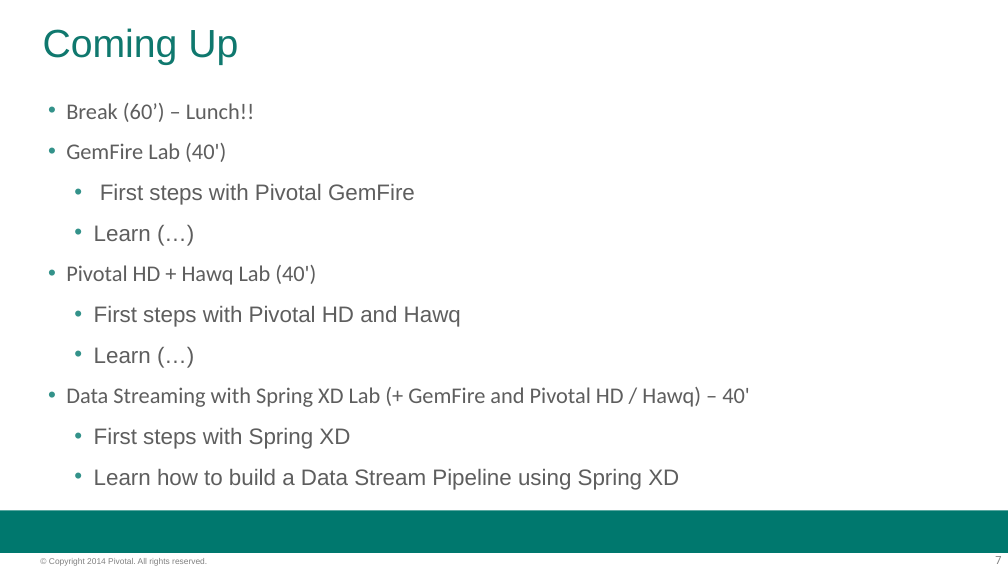
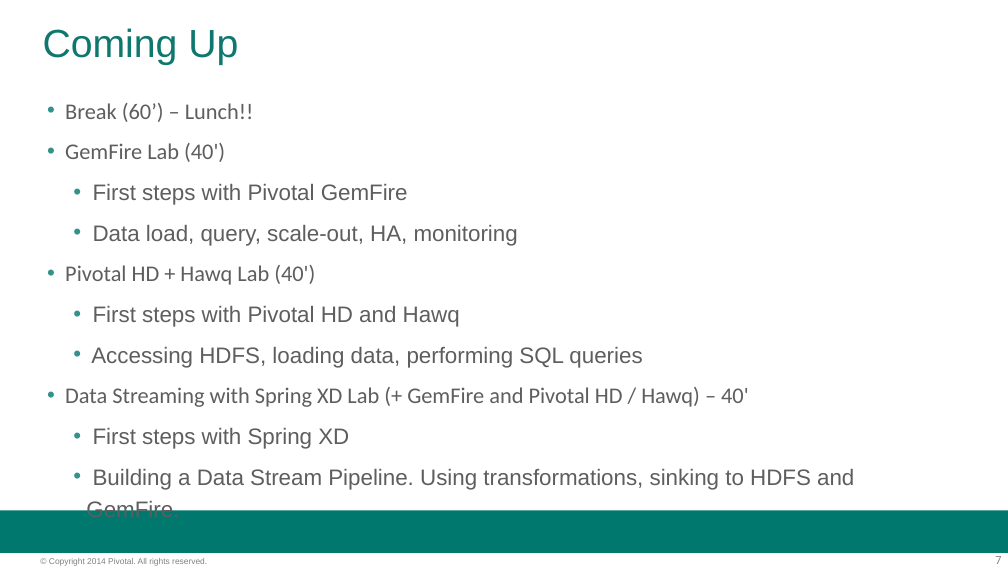
Before and after one commit to vmware-archive/BigDataRoadshow-labs, a slide deck: slide 7 of labs/preparing_labs.pptx. Drawn at 1008x567 pixels with LibreOffice and Linux fonts; fonts in the diff are those of the drawing; background and template pictures are left out. Boxes give left, top, right and bottom in pixels: in the first picture for what was removed or moved away, otherwise in the second. Text is boxed around its words. In the diff, an @@ line names an element or a change of style, - is before the commit and + after.

```diff
--- a/labs/preparing_labs.pptx
+++ b/labs/preparing_labs.pptx
@@ text at [93,225,518,246]: text changed @@
-  • Learn (…)
+  • Data load, query, scale-out, HA, monitoring
@@ text at [91,347,642,368]: text changed @@
-  • Learn (…)
+  • Accessing HDFS, loading data, performing SQL queries
@@ text at [86,469,854,522]: text changed @@
-  • Learn how to build a Data Stream Pipeline using Spring XD
+  • Building a Data Stream Pipeline. Using transformations, sinking to HDFS and GemFire.
```
Also in this commit, not shown: 2 other slides changed, 1 other file.
